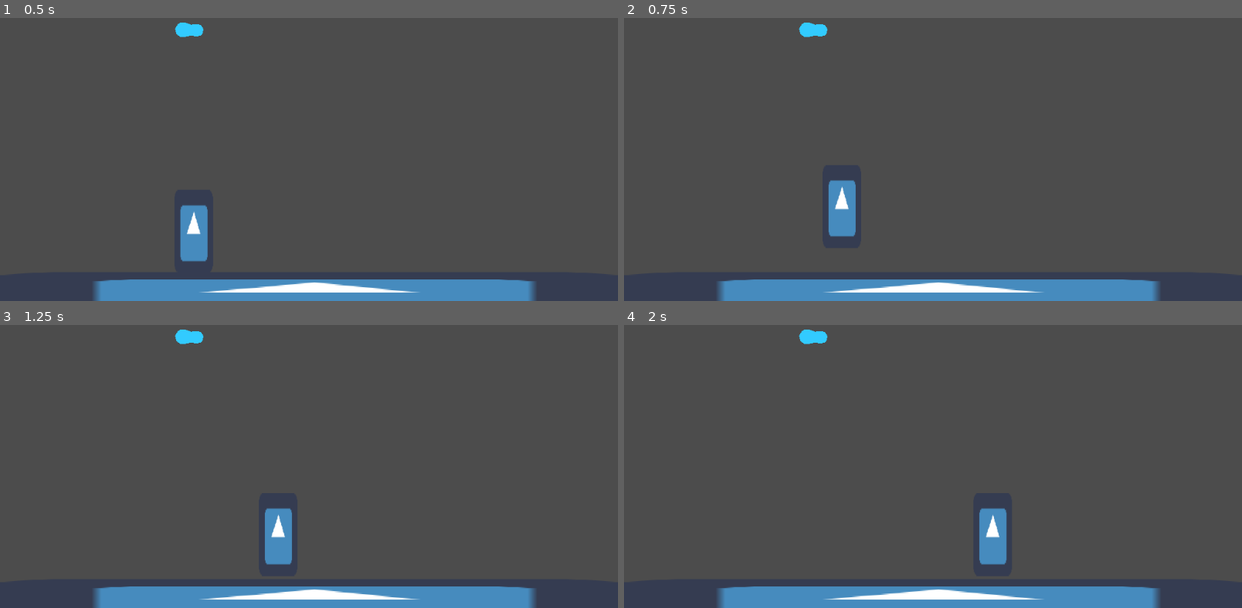
Above: before the commit, frames 1-4 (two rows, left to right).
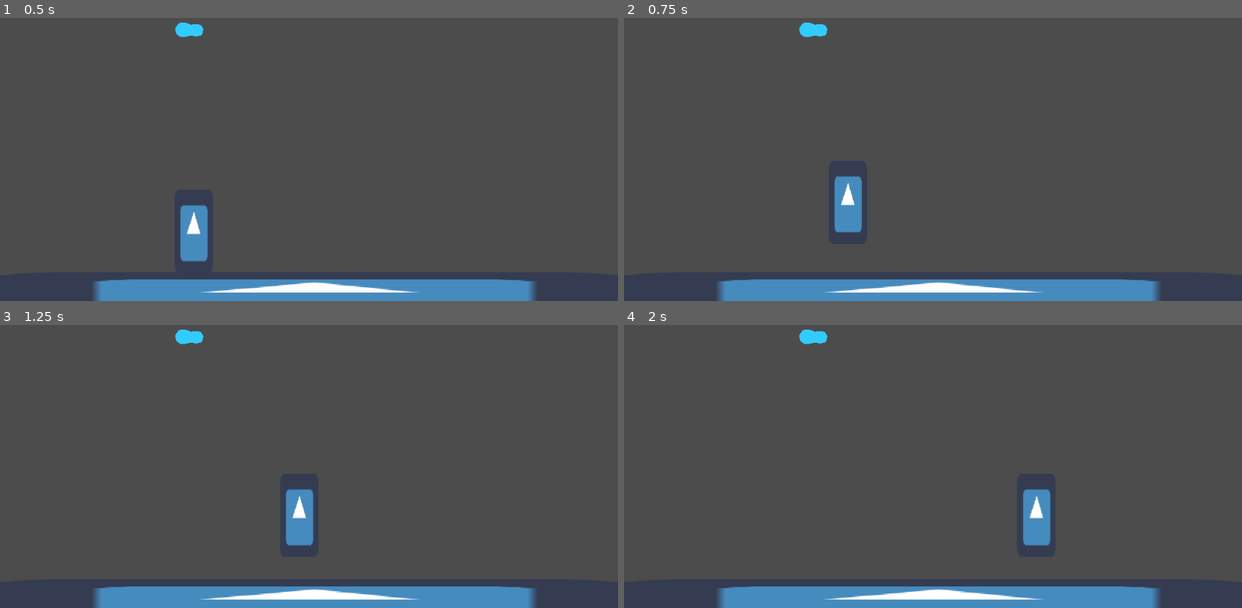
Above: after the commit, the same moments.

Repository: pattlebass/Avatar-Game
Game: Godot game, scene res://main.tscn
The game is run twice, just before and just after one commit, with the same random seed, the same clock (stepped at 60 frames per second) and the same inputs. The engine's default icon, where the game draws it, is replaced by a stand-in: a white triangle on a blue panel in a dark square.
Inputs (mouse positions are in pixels of both pictures, inside the frame that each line leads up to):
- Up to frame 1 (0.5 s): no input
- Up to frame 2 (0.75 s): tap Enter at 0.5 s; move the mouse to (1068, 102) at 0.52 s; hold D (right) from 0.53 s (still down); tap W (jump) at 0.6 s
- Up to frame 3 (1.25 s): keep holding D (right); tap W (jump) at 0.77, 1.07 s
- Up to frame 4 (2 s): keep holding D (right); move the mouse to (809, 446) at 1.27 s; tap W (jump) at 1.35, 1.52, 1.82 s

Frame 1 is identical in both runs. In frame 2, 0.7% of the frame differs, in the area x 33-39%, y 55-78%; in frame 3, 1.5%; in frame 4, 1.8%, in the area x 57-69%, y 58-85%.

Commit message:
Add files

Diff:
--- /dev/null
+++ b/Avatar/code/Global.gd
@@ -0,0 +1,29 @@
+extends Node
+
+var fire_colors = {"blue":Color.blue, "red":Color.red}
+var ability_timers = { # in seconds
+	"firebending":{
+		1:{
+			"basic":1,
+		},
+
+		"lightning":{
+			1:4,
+		},
+	},
+	"airbending":{
+		1:{
+			"basic":1,
+		}
+	},
+	"waterbending":{
+		1:{
+			"basic":1,
+		}
+	},
+	"earthbending":{
+		1:{
+			"basic":1,
+		}
+	},
+}
--- a/Avatar/code/Player.gd
+++ b/Avatar/code/Player.gd
@@ -1,19 +1,30 @@
 extends KinematicBody2D
 
 # Movement
-var run_speed = 200
-var jump_speed = 400
+var run_speed = 250
+var jump_speed = 450
 var gravity = 1200
 
 var velocity = Vector2()
 var jumping = false
 
 # Other
-var fire_colors = {"blue":Color.blue, "red":Color.red}
-var abilities = {
-	"firebending":{"level":10, "color":fire_colors.blue, "lightning_level":3},
-	"waterbending":{"level":10, "bloodbending_level":3,},
-	}
+var bending_abilities = {
+	"firebending":{"level":5, "color":Global.fire_colors.blue, "lightning_level":3},
+	"airbending":{"level":5, "flight_level":3},
+	"waterbending":{"level":5, "bloodbending_level":3,"healing_level":3},
+	"earthbending":{"level":5, "metalbending_level":3, "lavabending_level":3},
+}
+
+var stats = {
+	"avatar_state_level": 3,
+	"can_redirect_lightning":true,
+	"bending_abilities":bending_abilities
+}
+
+
+func _ready():
+	print(stats)
 
 
 func get_input():
@@ -30,6 +41,7 @@
 	if left:
 		velocity.x -= run_speed
 
+
 func _physics_process(delta):
 	get_input()
 	velocity.y += gravity * delta
--- a/Avatar/project.godot
+++ b/Avatar/project.godot
@@ -18,6 +18,10 @@
 config/name="Avatar"
 run/main_scene="res://main.tscn"
 config/icon="res://icon.png"
+
+[autoload]
+
+Global="*res://code/Global.gd"
 
 [input]
 
